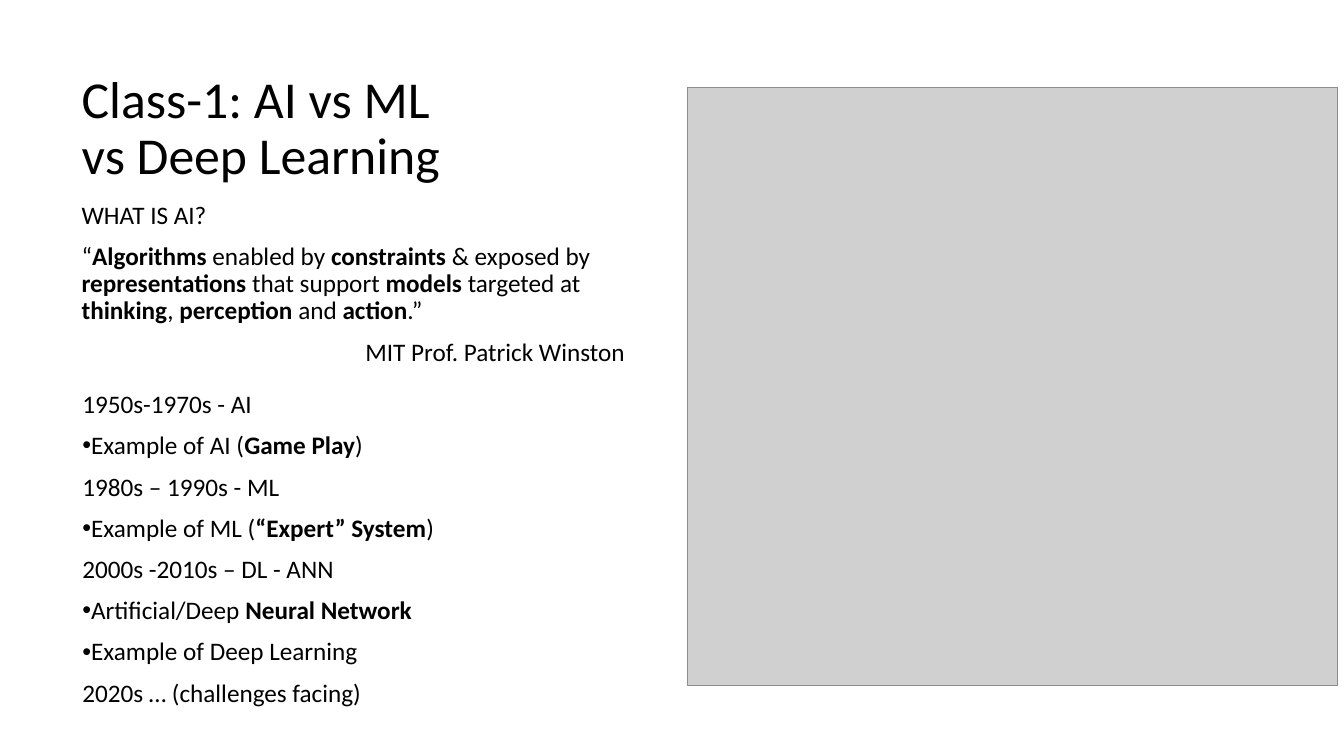
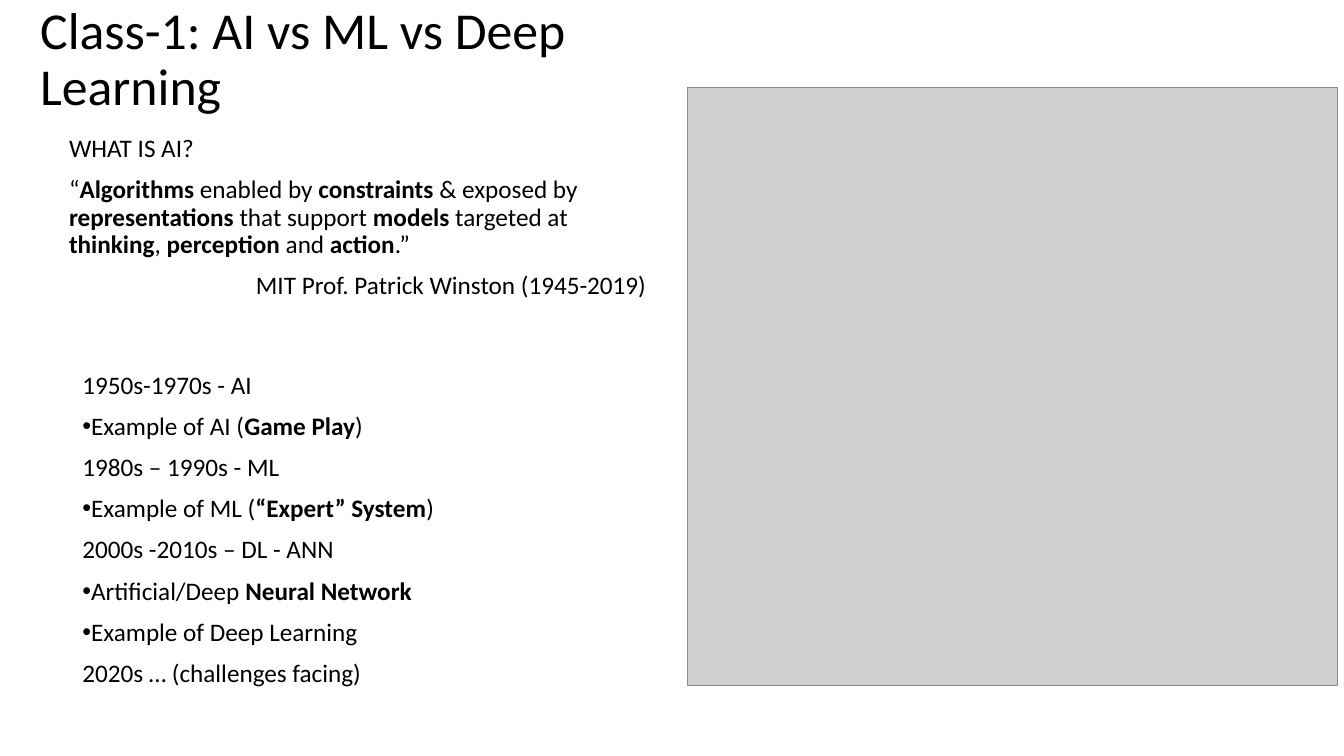
Before and after one commit to renshan2/accesspy, a slide deck: slide 5 of AI-ML-DL/Machine Learning.pptx (slide 2 before the commit). Drawn at 1344x756 pixels with LibreOffice and Linux fonts; fonts in the diff are those of the drawing; grey boxes stand for pictures. Boxes give left, top, right and bottom in pixels: in the first picture for what was removed or moved away, otherwise in the second. Text is boxed around its words. In the diff, an @@ line names an element or a change of style, - is before the commit and + after.

Commit message:
ml

```diff
--- a/AI-ML-DL/Machine Learning.pptx
+++ b/AI-ML-DL/Machine Learning.pptx
@@ text "Class-1: AI vs ML vs ..." rewrapped from bbox=[82, 82, 440, 183] to bbox=[40, 13, 565, 114] @@
@@ text "WHAT IS AI?": place and size @@
-text "WHAT IS AI?" at bbox=[82, 206, 625, 361]
+text "WHAT IS AI?" at bbox=[69, 139, 646, 298]
@@ text at bbox=[256, 275, 646, 298]: text changed @@
-MIT Prof. Patrick Winston
+MIT Prof. Patrick Winston (1945-2019)
@@ subtitle "1950s-1970s - AI": place and size @@
-subtitle "1950s-1970s - AI" at bbox=[82, 396, 434, 707]
+subtitle "1950s-1970s - AI" at bbox=[82, 377, 434, 687]
```
Also in this commit, not shown: 2 other slides changed, 1 slide added.
